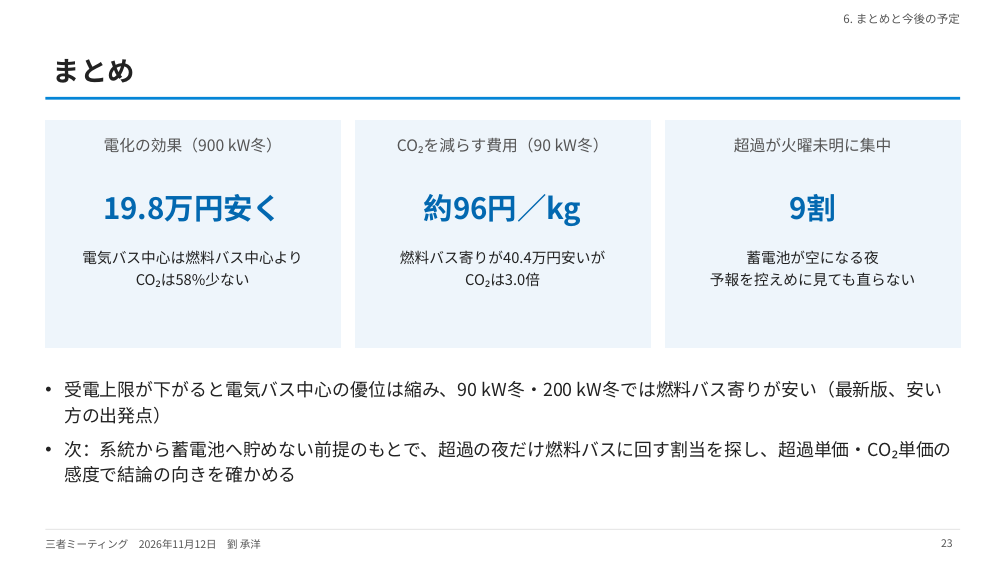
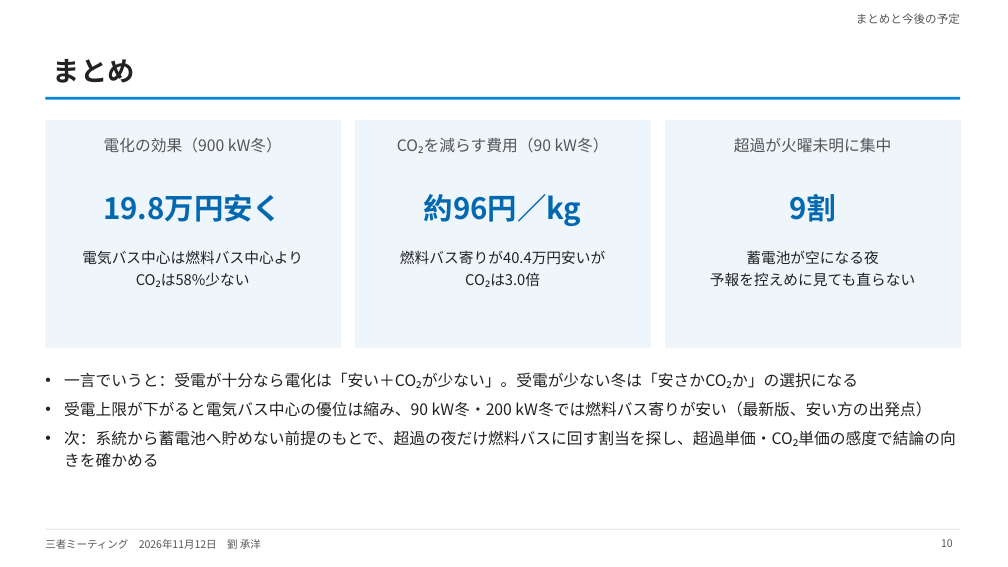
Before and after one commit to CYLIU2003/master-course, a slide deck: slide 10 of outcome/2026-11-12_three_party/three_party_20261112.pptx (slide 23 before the commit). Drawn at 1008x567 pixels with LibreOffice and Linux fonts; fonts in the diff are those of the drawing. Boxes give left, top, right and bottom in pixels: in the first picture for what was removed or moved away, otherwise in the second. Text is boxed around its words. In the diff, an @@ line names an element or a change of style, - is before the commit and + after.

```diff
--- a/outcome/2026-11-12_three_party/three_party_20261112.pptx
+++ b/outcome/2026-11-12_three_party/three_party_20261112.pptx
@@ text at <box>856,13,960,24</box>: text changed @@
-6. まとめと今後の予定
+まとめと今後の予定
@@ text "一言でいうと：受電が十分なら電化は「安い＋CO₂が少ない」。受電が少ない冬は「安さかCO₂か」の選択になる": place and size @@
-text "一言でいうと：受電が十分なら電化は「安い＋CO₂が少ない」。受電が少ない冬は「安さかCO₂か」の選択になる" at <box>64,381,952,459</box>
+text "一言でいうと：受電が十分なら電化は「安い＋CO₂が少ない」。受電が少ない冬は「安さかCO₂か」の選択になる" at <box>64,372,956,446</box>
@@ text at <box>64,372,858,388</box>: paragraph added @@
+• 一言でいうと：受電が十分なら電化は「安い＋CO₂が少ない」。受電が少ない冬は「安さかCO₂か」の選択になる
@@ text at <box>64,401,956,446</box>: size 17 to 15 pt in "受電上限が下がると電気バス中心の優位は縮み、90 kW冬・200 kW冬では燃料バス寄りが安い（最新版、安い方の出発点）", "次：系統から蓄電池へ貯めない前提のもとで、超過の夜だけ燃料バスに回す割当を探し、超過単価・CO₂単価の感度で結論の向きを ..."; less space between paragraphs @@
@@ page number at <box>941,539,953,547</box>: text changed @@
-23
+10
```
Also in this commit, not shown: 23 other slides changed, 1 other file.
